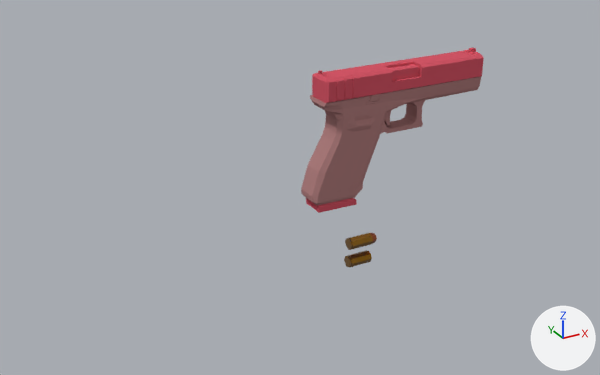
What one commit did to the Blender file Glock_20___1.0.blend.
One viewpoint serves both versions: a camera (50 mm lens) standing at (-26.4, -33.5, 17.6) and looking at (-9.9, -3.4, 2.5). Lighting does not change. The marker at lower right points along +X, +Y and +Z.

Before the edit, the objects in view are built like this:
```python
me_circle_003 = bpy.data.meshes.new('Circle.003')
me_circle_003.from_pydata(...)  # 160 vertices, 147 faces; spans x -1.0..4.2, y -1.71..0.29, z -0.12..5.0
# faces by material slot: [114, 33]
me_circle_003.materials.append(mat_casin)  # brown #aa771c
me_circle_003.materials.append(mat_bullet)  # brown #aa562a
me_cube = bpy.data.meshes.new('Cube')
me_cube.from_pydata(...)  # 643 vertices, 580 faces; spans x -2.85..6.75, y -1.1..1.1, z -3.75..8.46
# faces by material slot: [162, 354, 64]
me_cube.materials.append(mat_material)  # red #d45767
me_cube.materials.append(mat_body)  # brown #af7e7e
me_cube.materials.append(mat_barrel)  # brown #754657
ob_bullet = bpy.data.objects.new('Bullet', me_circle_003)
ob_bullet.location = (-6.85, -2.62, -1.38)
ob_bullet.rotation_euler = (0.0, 1.571, 0.0)  # degrees (0, 90, 0)
ob_bullet.scale = (0.306, 0.306, 0.306)
ob_glock_20 = bpy.data.objects.new('Glock_20', me_cube)
ob_glock_20.location = (-5.34, 0.02, 2.05)
ob_glock_20.rotation_euler = (0.0, 0.319, 0.0)  # degrees (0, 18, 0)
ob_glock_20.scale = (1.01, 0.775, 0.809)
```
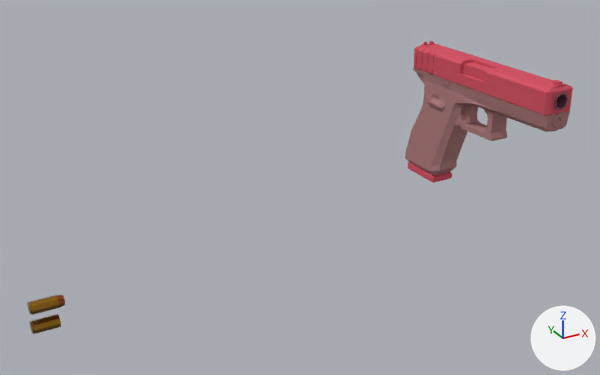
Where the newer file only moved an object's origin or applied its transform, the numbers keep the older frame.

Location of each change, [x1, y1, x2, y2] in pixels of the pictures (600 x 375 px):
```json
{"object": "Glock_20", "change": "reshaped", "before": [301, 47, 484, 213], "after": [405, 41, 573, 183], "on screen": "8% narrower, 14% shorter"}
{"object": "Bullet", "change": "moved", "before": [344, 233, 377, 267], "after": [27, 295, 65, 334]}
```

Edits to the scene script, one JSON object a line:
```json
{"block": "me_cube", "where": "me_cube.from_pydata(...)  # 643 vertices, 580 faces; spans x -2.85..6.75, y -1.1..1.1, z -3.75..8.46"}
{"block": "me_cube", "where": "# used by ob_glock_20; location = (-5.34, 0.02, 2.05); rotation_euler = (0.0, 0.319, 0.0), in degrees (0, 18, 0); scale = (1.01, 0.775, 0.809)"}
{"block": "me_cube", "change": "me_cube part 1: the whole mesh is multiplied about its middle by the matrix ((0.092, 0.729, -0.24), (-1.247, 0.0, -0.305), (-0.347, 0.3, 0.908)), then moved by (2.51, -4.3, 1.85)"}
{"op": "set", "path": "ob_bullet.location", "old": "(-6.85, -2.62, -1.38)", "new": "(-21.75, -0.16, -1.94)"}
```
